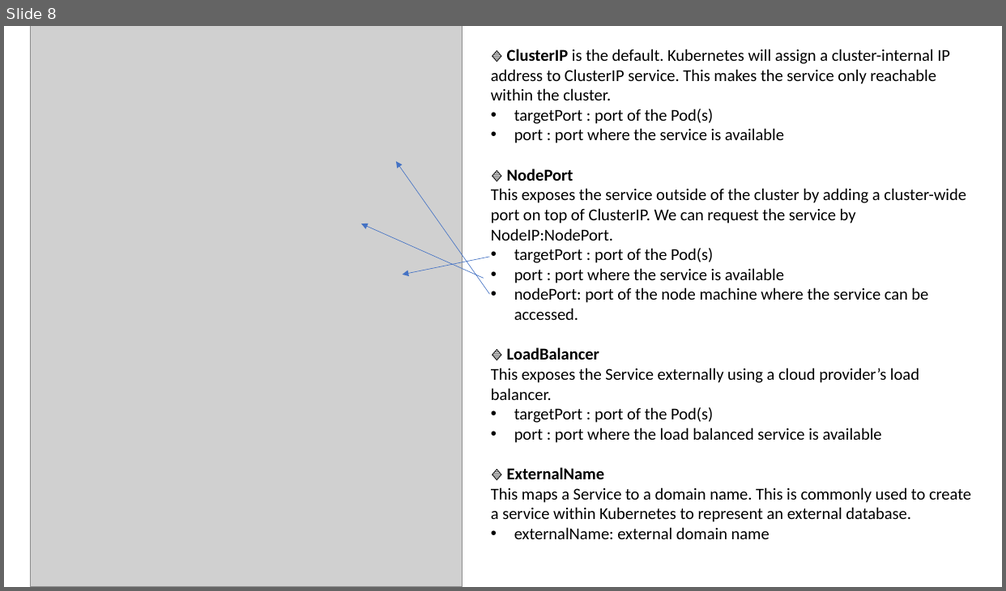
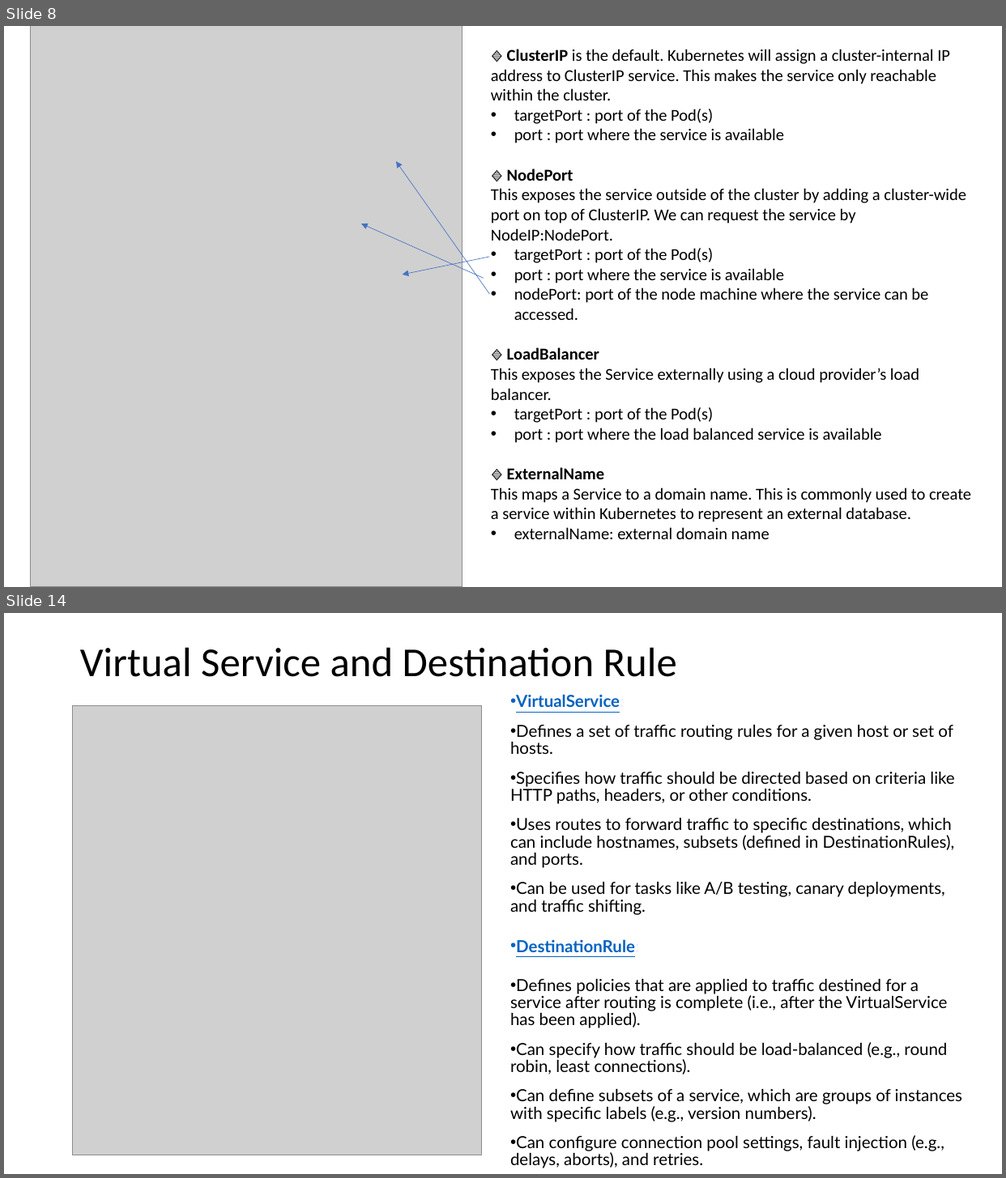
Before and after one commit to as6485/technology, a slide deck: Container Technologies.pptx. Shown one above the other, each under a label of ours: slide 8 before the commit, slides 8 and 14 after it; the slides between them are not shown. The pictures are 1006x591 and 1006x1178 pixels, drawn with LibreOffice and Linux fonts; fonts in the diff are those of the drawing; grey boxes stand for pictures. Boxes give left, top, right and bottom in pixels: in the first picture for what was removed or moved away, otherwise in the second. Text is boxed around its words. In the diff, an @@ line names an element or a change of style, - is before the commit and + after.

```diff
--- a/Container Technologies.pptx
+++ b/Container Technologies.pptx
@@ slide 14 added at (x1=4, y1=613, x2=1002, y2=1174), background #FFFFFF @@
@@ title added at (x1=80, y1=647, x2=677, y2=677), 39.6 pt, text #000000 @@
+Virtual Service and Destination Rule
@@ picture added at (x1=73, y1=706, x2=483, y2=1156) @@
@@ text added at (x1=510, y1=694, x2=962, y2=1169), 16 pt, text #000000 @@
+• VirtualService:
+• Defines a set of traffic routing rules for a given host or set of hosts.
+• Specifies how traffic should be directed based on criteria like HTTP paths, headers, or other conditions.
+• Uses routes to forward traffic to specific destinations, which can include hostnames, subsets (defined in DestinationRules), and ports.
+• Can be used for tasks like A/B testing, canary deployments, and traffic shifting.
+• DestinationRule:
+• Defines policies that are applied to traffic destined for a service after routing is complete (i.e., after the VirtualService has been applied).
+• Can specify how traffic should be load-balanced (e.g., round robin, least connections).
+• Can define subsets of a service, which are groups of instances with specific labels (e.g., version numbers).
+• Can configure connection pool settings, fault injection (e.g., delays, aborts), and retries.
```
Also in this commit, not shown: 1 slide changed, 5 other slides added, 1 other file.
